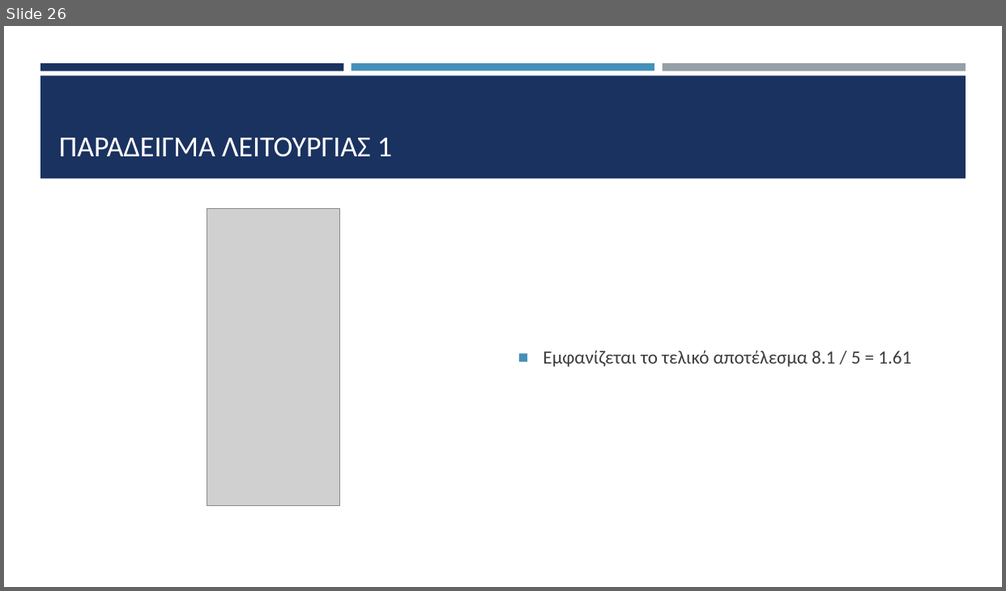
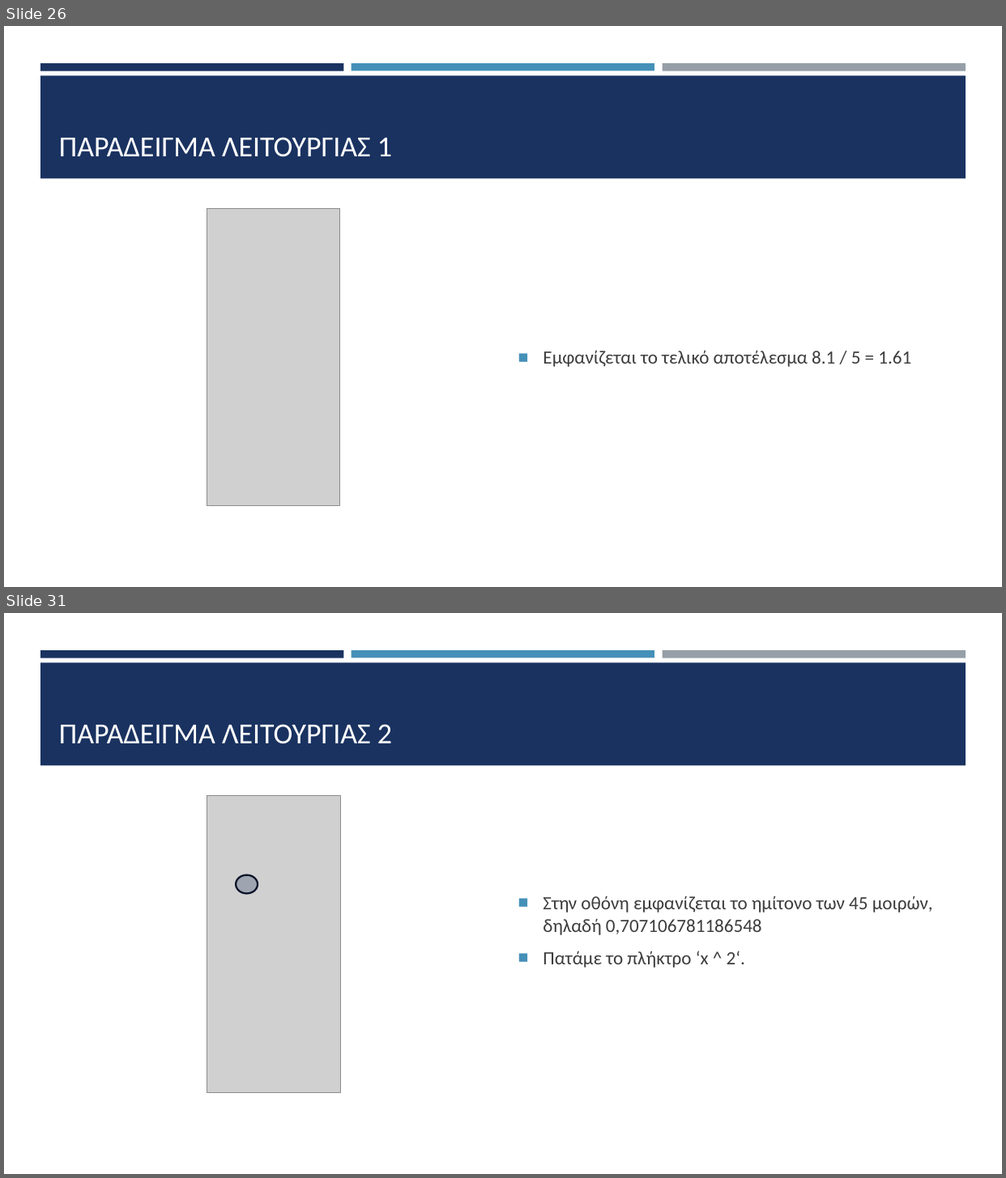
Before and after one commit to HLE47-GROUP03/Scientific_Calculator, a slide deck: sci_calc_main/documentation/HLE47-03_parousiasi.pptx. Shown one above the other, each under a label of ours: slide 26 before the commit, slides 26 and 31 after it; the slides between them are not shown. The pictures are 1006x591 and 1006x1178 pixels, drawn with LibreOffice and Linux fonts; fonts in the diff are those of the drawing; grey boxes stand for pictures. Boxes give left, top, right and bottom in pixels: in the first picture for what was removed or moved away, otherwise in the second. Text is boxed around its words. In the diff, an @@ line names an element or a change of style, - is before the commit and + after.

```diff
--- a/sci_calc_main/documentation/HLE47-03_parousiasi.pptx
+++ b/sci_calc_main/documentation/HLE47-03_parousiasi.pptx
@@ slide 31 added at [4, 613, 1002, 1174], background #FFFFFF; not listed: 4 template elements that a slide beside it also shows @@
@@ title added at [59, 724, 392, 744], 28 pt, text #FFFFFF @@
+ΠΑΡΑΔΕΙΓΜΑ ΛΕΙΤΟΥΡΓΙΑΣ 2
@@ picture added at [206, 796, 340, 1093] @@
@@ ellipse added at [236, 875, 258, 894], fill #1A3260 at 27% opacity, outline #0B162A 1.75 pt @@
@@ text added at [543, 896, 933, 968], 18 pt, text #3D3D3D @@
+■ Στην οθόνη εμφανίζεται το ημίτονο των 45 μοιρών, δηλαδή 0,707106781186548
+■ Πατάμε το πλήκτρο ‘x ^ 2‘.
```
Also in this commit, not shown: 12 other slides added, 1 other file.
